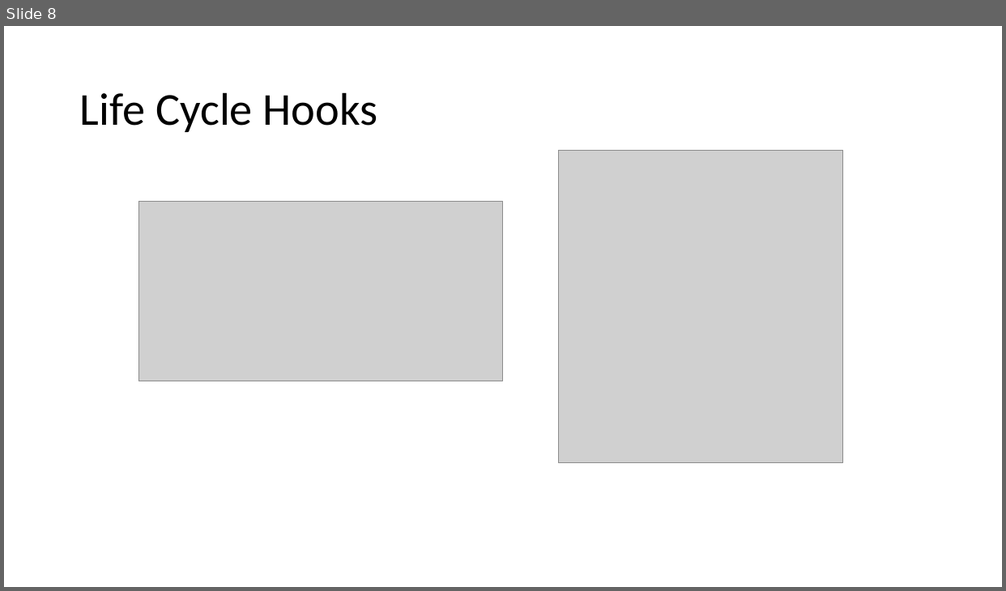
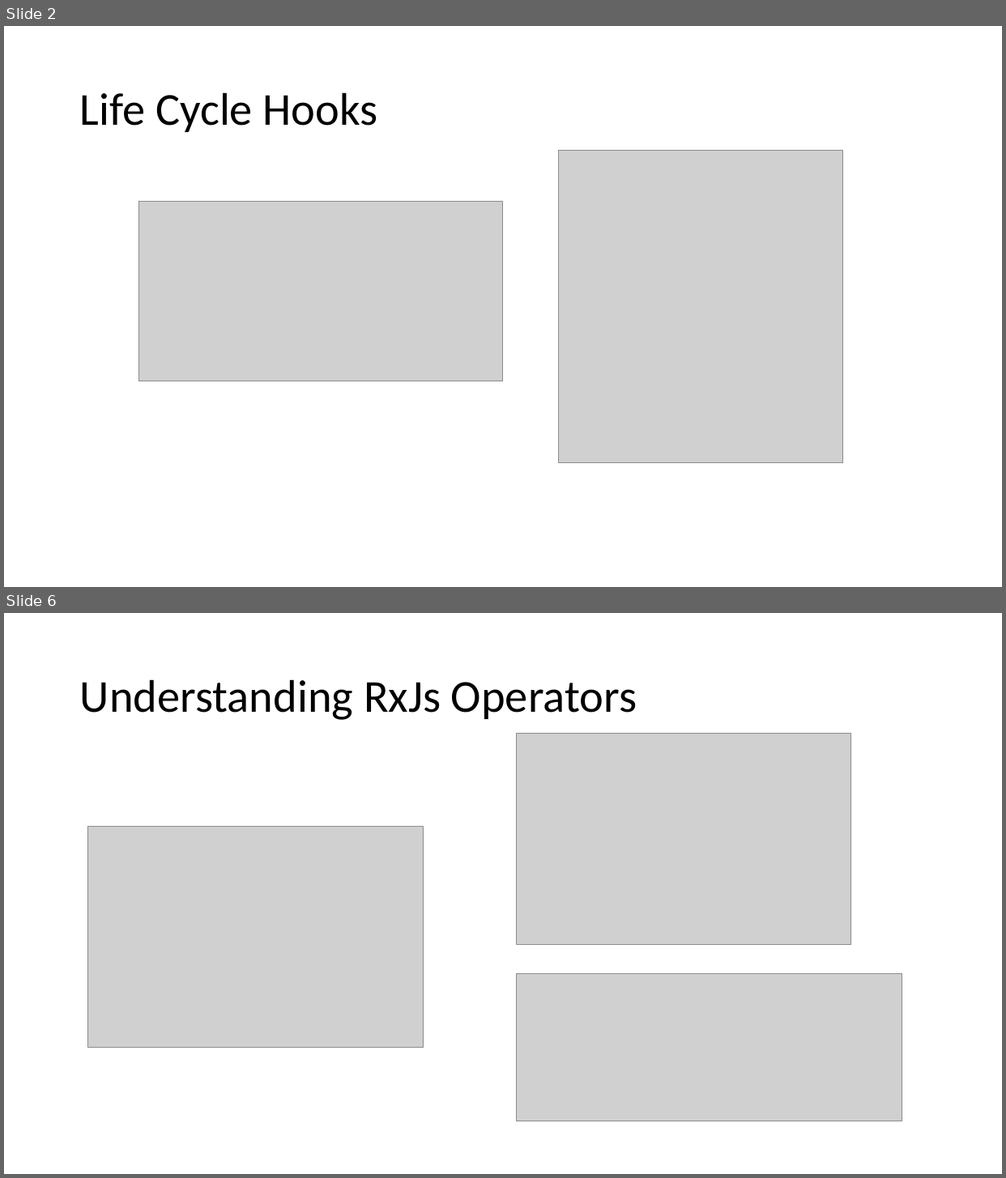
Before and after one commit to sitaramgarlapati/angularDemo, a slide deck: slides/Ang Sessions 2.pptx. Shown one above the other, each under a label of ours: slide 8 before the commit, slides 2 and 6 after it; the slides between them are not shown. The pictures are 1006x591 and 1006x1178 pixels, drawn with LibreOffice and Linux fonts; fonts in the diff are those of the drawing; grey boxes stand for pictures. Boxes give left, top, right and bottom in pixels: in the first picture for what was removed or moved away, otherwise in the second. Text is boxed around its words. In the diff, an @@ line names an element or a change of style, - is before the commit and + after.

```diff
--- a/slides/Ang Sessions 2.pptx
+++ b/slides/Ang Sessions 2.pptx
@@ slide 6 added at (4, 613, 1002, 1174), background #FFFFFF @@
@@ title added at (80, 679, 637, 720), 44 pt, text #000000 @@
+Understanding RxJs Operators
@@ picture added at (516, 733, 850, 944) @@
@@ picture added at (88, 826, 423, 1048) @@
@@ picture added at (516, 973, 902, 1122) @@
@@ what was slide 8 is now slide 2 @@
```
Also in this commit, not shown: 5 slides changed, 9 other slides added, 10 slides removed, 17 other files.
